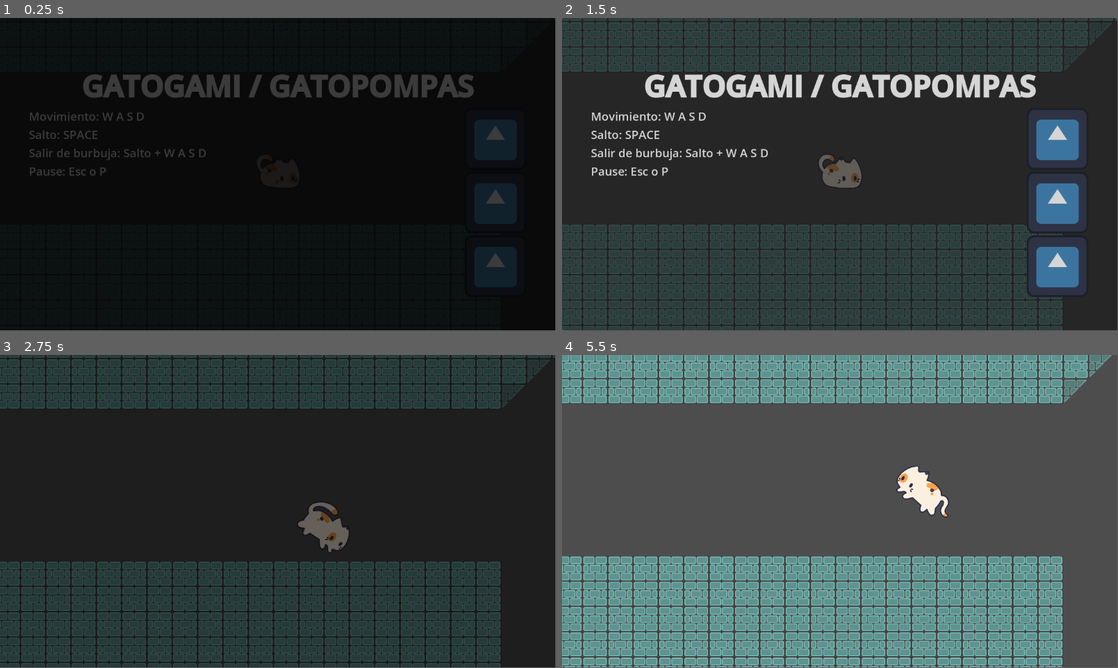
Above: before the commit, frames 1-4 (two rows, left to right).
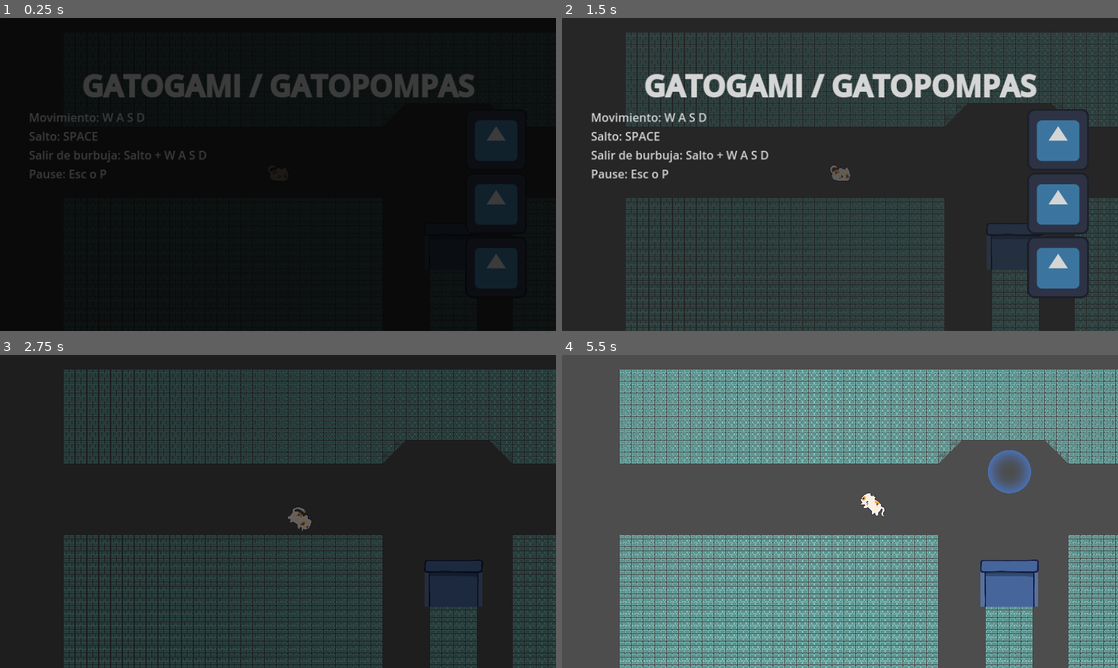
Above: after the commit, the same moments.

Repository: ManuelOteroFernandez/GGJ25
Game: Godot game, scene res://Enviroment/Game.tscn
Two runs of this game, one before a commit and one after it. Both use one fixed random seed, a clock stepped at 60 frames per second and the inputs below. The engine's default icon, where the game draws it, is replaced by a stand-in: a white triangle on a blue panel in a dark square. Sound files missing from this copy of the repository are replaced by a short silence.
Inputs (mouse positions are in pixels of both pictures, inside the frame that each line leads up to):
- Up to frame 1 (0.25 s): no input
- Up to frame 2 (1.5 s): tap Enter (ui_accept) at 0.5, 0.77 s; hold Right (ui_right) 0.53-1.25 s; click (1056, 140) at 1.25 s
- Up to frame 3 (2.75 s): hold Right (ui_right) from 2.03 s (still down); tap Enter (ui_accept) at 2.27 s
- Up to frame 4 (5.5 s): release Right (ui_right) at 2.78 s; hold Left (ui_left) 2.78-3.53 s; hold Right (ui_right) 3.53-5.03 s; tap Enter (ui_accept) at 3.77, 4.52, 5.27 s; hold Left (ui_left) from 5.03 s (still down)
In our replay, the window is 799x449 before the commit and 800x450 after it. These sizes can differ from the game's own. Grey fills any space a smaller window leaves; there, only what the larger window draws over its background counts as a difference.

The runs differ from the first frame. In frame 1, 1.0% of the frame differs, in the area x 5-93%, y 17-87%; in frame 2, 22%; in frame 3, 38%; in frame 4, 53%, in the area x 0-100%, y 0-100%.

Commit message:
camera zoom

Diff:
--- a/Character/Character.tscn
+++ b/Character/Character.tscn
@@ -157,13 +157,10 @@
 animation = &"idleR"
 
 [node name="Camera2D" type="Camera2D" parent="."]
-ignore_rotation = false
-zoom = Vector2(0.75, 0.75)
+zoom = Vector2(0.35, 0.35)
 position_smoothing_speed = 32.075
 drag_horizontal_enabled = true
 drag_vertical_enabled = true
-drag_left_margin = 0.5
-drag_right_margin = 0.5
 
 [node name="RayCastDer" type="RayCast2D" parent="."]
 position = Vector2(63, 0)
--- a/project.godot
+++ b/project.godot
@@ -18,6 +18,10 @@
 [autoload]
 
 GameController="*res://GameController.gd"
+
+[display]
+
+window/stretch/mode="canvas_items"
 
 [global_group]
 
